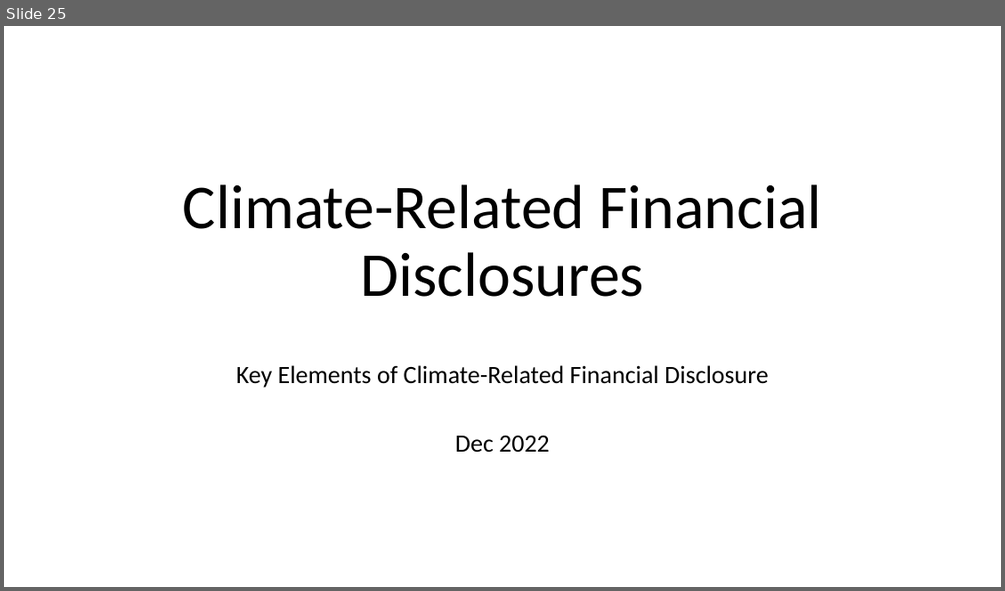
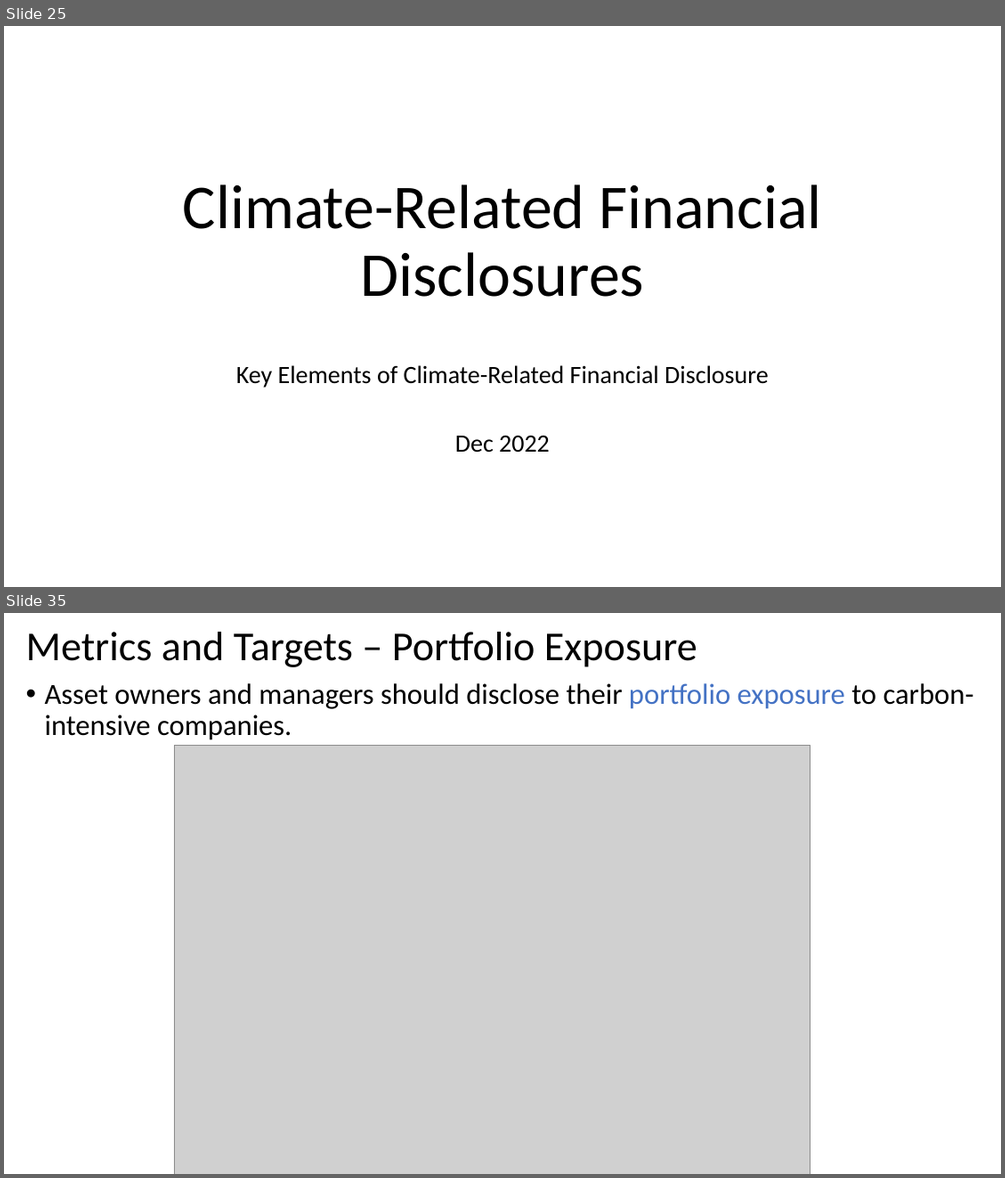
Before and after one commit to gowestyang/finance, a slide deck: 2022_tcfd-knowledge-hub/202212_tcfd-knowledge-hub.pptx. Shown one above the other, each under a label of ours: slide 25 before the commit, slides 25 and 35 after it; the slides between them are not shown. The pictures are 1005x591 and 1005x1178 pixels, drawn with LibreOffice and Linux fonts; fonts in the diff are those of the drawing; grey boxes stand for pictures. Boxes give left, top, right and bottom in pixels: in the first picture for what was removed or moved away, otherwise in the second. Text is boxed around its words. In the diff, an @@ line names an element or a change of style, - is before the commit and + after.

```diff
--- a/2022_tcfd-knowledge-hub/202212_tcfd-knowledge-hub.pptx
+++ b/2022_tcfd-knowledge-hub/202212_tcfd-knowledge-hub.pptx
@@ slide 35 added at bbox=[4, 613, 1001, 1174], background #FFFFFF @@
@@ title added at bbox=[26, 632, 697, 667], 39.6 pt, text #000000 @@
+Metrics and Targets – Portfolio Exposure
@@ text added at bbox=[45, 683, 974, 740], 28 pt, text #000000 @@
+• Asset owners and managers should disclose their portfolio exposure to carbon-intensive companies.
@@ picture added at bbox=[174, 746, 809, 1174] @@
```
Also in this commit, not shown: 2 slides changed, 16 other slides added, 2 slides removed, 1 other file.
